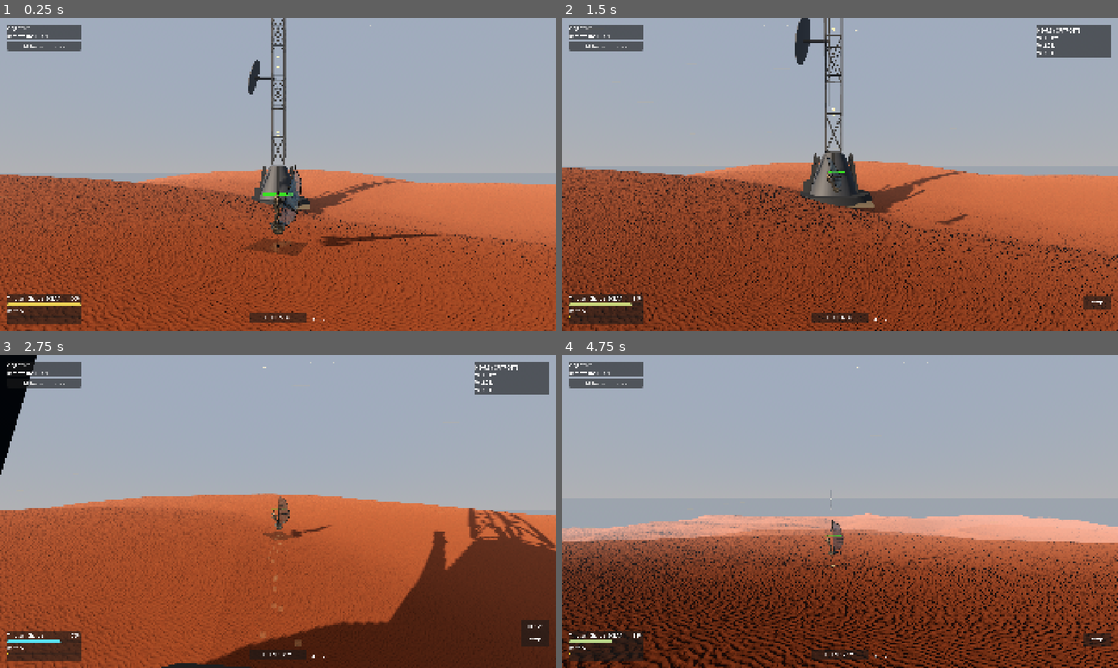
Above: before the commit, frames 1-4 (two rows, left to right).
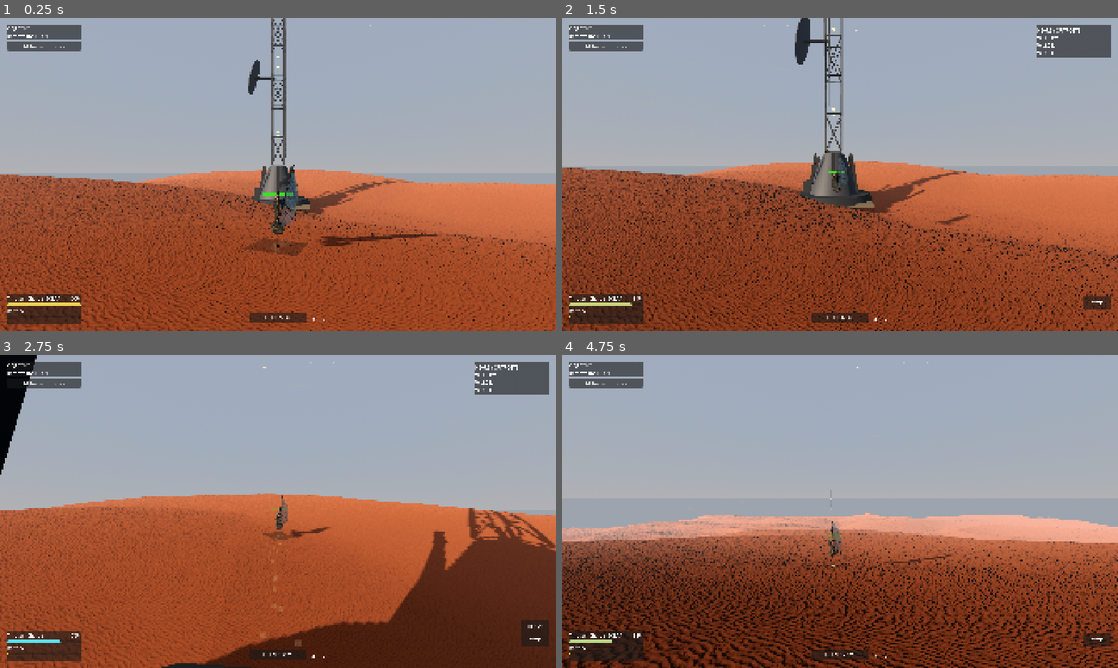
Above: after the commit, the same moments.

Repository: oleskulbru-commits/energy-glider
Game: Godot game, scene res://scenes/main.tscn
The game is run twice, just before and just after one commit, with the same random seed, the same clock (stepped at 60 frames per second) and the same inputs.
Inputs (mouse positions are in pixels of both pictures, inside the frame that each line leads up to):
- Up to frame 1 (0.25 s): no input
- Up to frame 2 (1.5 s): move the mouse to (867, 174) at 0.52 s; hold Shift (boost) 0.53-1.28 s; hold W (move_forward) from 0.53 s (still down); click (867, 174) at 0.67 s; tap Space (jump) at 0.77 s; move the mouse to (812, 174) at 1.27 s; tap Shift (boost) at 1.35 s
- Up to frame 3 (2.75 s): keep holding W (move_forward); tap Space (jump) at 1.52 s; move the mouse to (289, 505) at 2.02 s; hold Shift (boost) from 2.03 s (still down)
- Up to frame 4 (4.75 s): keep holding W (move_forward); move the mouse to (834, 517) at 2.77 s; release Shift (boost) at 2.78 s; tap Shift (boost) at 2.85, 4.35 s; click (834, 517) at 2.92 s; tap Space (jump) at 3.02, 3.77, 4.52 s; move the mouse to (878, 514) at 3.52 s; hold Shift (boost) 3.53-4.28 s; move the mouse to (795, 508) at 4.27 s

The runs differ from the first frame. In frame 1, 0.2% of the frame differs, in the area x 49-76%, y 46-72%; in frame 2, 0.2%; in frame 3, 0.2%; in frame 4, 0.2%.

Commit message:
Add new animated skin for Glider model and remove outdated assets
- Introduced a new animated skin texture for the Glider model.
- Deleted obsolete textures and import files related to the previous female combatant and spaceship models.
- Updated the scene file to reference the new animated skin and adjusted node paths for consistency.

Diff:
--- a/scenes/player/the_glider_skin.tscn
+++ b/scenes/player/the_glider_skin.tscn
@@ -2,22 +2,55 @@
 
 [ext_resource type="PackedScene" uid="uid://btugy7urkguc1" path="res://assets/3dmodels/player_models/Glider/The_Glider_Animated_Skin.glb" id="1_kvey2"]
 [ext_resource type="Script" uid="uid://dkdrw05t4sw8n" path="res://scripts/player/glider_anim_controller.gd" id="2_anim"]
-[ext_resource type="AnimationNodeStateMachine" uid="uid://dceujl7sa71gh" path="res://resources/anims/glider_anim_state_machine.tres" id="3_state_machine"]
+[ext_resource type="AnimationNodeStateMachine" uid="uid://gog4ac243q4k" path="res://resources/anims/glider_anim_state_machine.tres" id="3_state_machine"]
 
 [node name="GliderSkin" type="Node3D" unique_id=1976380139]
 
 [node name="Model" parent="." unique_id=678267291 instance=ExtResource("1_kvey2")]
 
-[node name="GliderBoard" parent="Model/GliderRoot" parent_id_path=PackedInt32Array(678267291, 509211911) index="0" unique_id=242455391]
-transform = Transform3D(1.2185017, 0, 0, 0, 1.2185022, 0, 0, 0, 1.2185022, 0.009377981, 0.2850539, -0.4332435)
+[node name="GliderBoard" parent="Model/GliderRoot" parent_id_path=PackedInt32Array(678267291, 55215511) index="0" unique_id=152953766]
+transform = Transform3D(1.2185017, 0, 0, 0, 1.2185022, 0, 0, 0, 1.2185022, 0, 0, 0)
 
-[node name="RemoteTransform3D" type="RemoteTransform3D" parent="Model/GliderRoot/GliderBoard/MastSocket" parent_id_path=PackedInt32Array(678267291, 1812481564) index="0" unique_id=516736628]
+[node name="RemoteTransform3D" type="RemoteTransform3D" parent="Model/GliderRoot/GliderBoard/MastSocket" parent_id_path=PackedInt32Array(678267291, 1773692845) index="0" unique_id=516736628]
 remote_path = NodePath("../../../SailPivot")
 update_rotation = false
 update_scale = false
 
-[node name="SailPivot" parent="Model/GliderRoot" parent_id_path=PackedInt32Array(678267291, 509211911) index="2" unique_id=1074195257]
-transform = Transform3D(1, 0, 0, 0, 0.9999998, 0, 0, 0, 1, 0.011622356, 0.38094047, 0.28694618)
+[node name="SailPivot" parent="Model/GliderRoot" parent_id_path=PackedInt32Array(678267291, 55215511) index="2" unique_id=1579703713]
+transform = Transform3D(1, 0, 0, 0, 0.99999964, 0, 0, 0, 0.9999997, 0.0066010416, 0.08307131, 0.7217533)
+
+[node name="BattensBottom" parent="Model/GliderRoot/SailPivot/MastBase" parent_id_path=PackedInt32Array(678267291, 203832052) index="0" unique_id=1764886843]
+transform = Transform3D(1, 0, 0, 0, 1, 0, 0, 0, 1, -0.13578466, 0.4300244, 0.0010060817)
+
+[node name="BattensBottom2" parent="Model/GliderRoot/SailPivot/MastBase" parent_id_path=PackedInt32Array(678267291, 203832052) index="1" unique_id=235768434]
+transform = Transform3D(1, 0, 0, 0, 1, 0, 0, 0, 1, -0.1357833, 0.8004947, 0.00077404827)
+
+[node name="MastBaseHammer" parent="Model/GliderRoot/SailPivot/MastBase" parent_id_path=PackedInt32Array(678267291, 203832052) index="2" unique_id=1344935232]
+transform = Transform3D(1, 0, 0, 0, 1, 0, 0, 0, 1, 0, 0, 0)
+
+[node name="MastBaseRod" parent="Model/GliderRoot/SailPivot/MastBase" parent_id_path=PackedInt32Array(678267291, 203832052) index="3" unique_id=169587647]
+transform = Transform3D(1, 0, 0, 0, 1, 0, 0, 0, 1, -0.16020362, 1.1072328, 0)
+
+[node name="MastJoint1" parent="Model/GliderRoot/SailPivot/MastBase" parent_id_path=PackedInt32Array(678267291, 203832052) index="4" unique_id=1535225337]
+transform = Transform3D(1, 0, 0, 0, 1, 0, 0, 0, 1, 0, 0, 0)
+
+[node name="Batten1" parent="Model/GliderRoot/SailPivot/MastBase/MastJoint1" index="0" unique_id=1922582046]
+transform = Transform3D(1, 0, 0, 0, 1, 0, 0, 0, 1, -0.13211831, 0.38821805, 0.0036402075)
+
+[node name="MastJoint2" parent="Model/GliderRoot/SailPivot/MastBase/MastJoint1" index="1" unique_id=1036544629]
+transform = Transform3D(1, 0, 0, 0, 1, 0, 0, 0, 1, 0, 0, 0)
+
+[node name="Batten2" parent="Model/GliderRoot/SailPivot/MastBase/MastJoint1/MastJoint2" index="0" unique_id=20636366]
+transform = Transform3D(1, 0, 0, 0, 1, 0, 0, 0, 1, -0.12890641, 0.32250577, 0.0022483873)
+
+[node name="MastJoint3" parent="Model/GliderRoot/SailPivot/MastBase/MastJoint1/MastJoint2" index="1" unique_id=2043299167]
+transform = Transform3D(1, 0, 0, 0, 1, 0, 0, 0, 1, 0, 0, 0)
+
+[node name="Batten3" parent="Model/GliderRoot/SailPivot/MastBase/MastJoint1/MastJoint2/MastJoint3" index="0" unique_id=1185064242]
+transform = Transform3D(1, 0, 0, 0, 1, 0, 0, 0, 1, -0.12184007, 0.32458776, 0.0027836899)
+
+[node name="MastJoint4" parent="Model/GliderRoot/SailPivot/MastBase/MastJoint1/MastJoint2/MastJoint3" index="1" unique_id=1478058602]
+transform = Transform3D(1, 0, 0, 0, 1, 0, 0, 0, 1, 0, 0, 0)
 
 [node name="AnimationTree" type="AnimationTree" parent="." unique_id=769731501]
 root_node = NodePath("../Model")
Binary file changed: assets/3dmodels/player_models/Glider/The_Glider_Animated_Skin.glb
Binary file added: assets/3dmodels/player_models/Glider/The_Glider_Animated_Skin_spaceship_3d_model_basecolor_yellow.jpg
Not shown, changed: assets/3dmodels/player_models/Glider/The_Glider_Animated_Skin_spaceship_3d_model_basecolor_yellow.jpg.import
Binary file removed: assets/3dmodels/player_models/Glider/The_Glider_v001.glb
Not shown, removed: assets/3dmodels/player_models/Glider/The_Glider_v001.glb.import
Binary file removed: assets/3dmodels/player_models/Glider/The_Glider_v001_SolarPanel002_1K-JPG_Color.jpg
Not shown, removed: assets/3dmodels/player_models/Glider/The_Glider_v001_SolarPanel002_1K-JPG_Color.jpg.import
Binary file removed: assets/3dmodels/player_models/Glider/The_Glider_v001_SolarPanel002_1K-JPG_Metalness.jpg-SolarPanel002_1K-JPG_Roughness.png
Not shown, removed: assets/3dmodels/player_models/Glider/The_Glider_v001_SolarPanel002_1K-JPG_Metalness.jpg-SolarPanel002_1K-JPG_Roughness.png.import
Binary file removed: assets/3dmodels/player_models/Glider/The_Glider_v001_SolarPanel002_1K-JPG_NormalGL.jpg
Not shown, removed: assets/3dmodels/player_models/Glider/The_Glider_v001_SolarPanel002_1K-JPG_NormalGL.jpg.import
Binary file removed: assets/3dmodels/player_models/Glider/The_Glider_v001_female_combatant_3d_model_basecolor.jpg
(and 22 more such lines)
